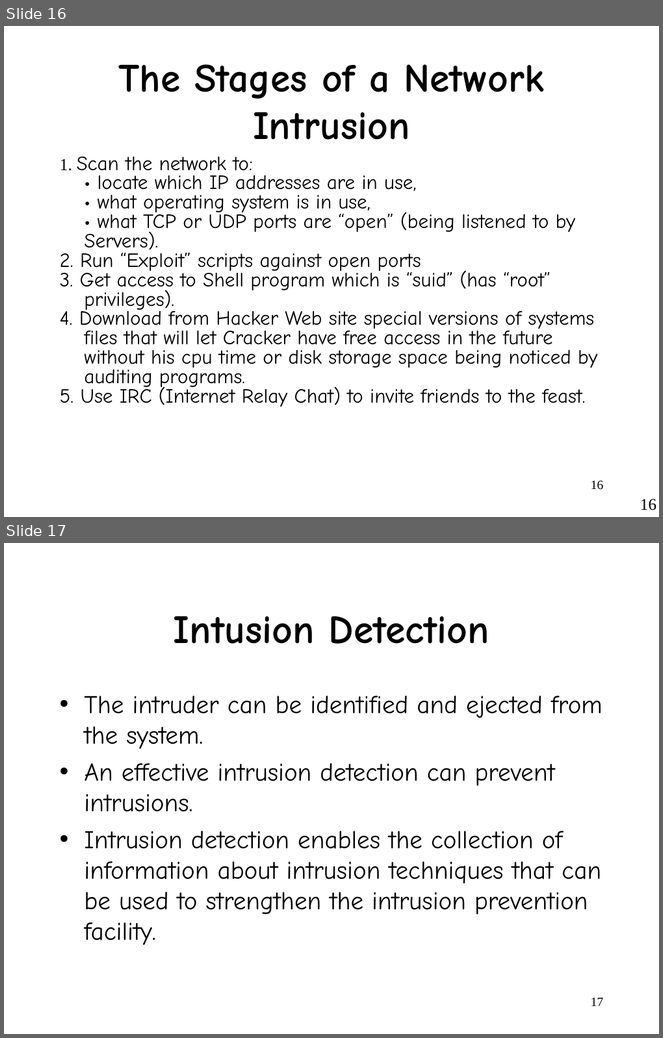
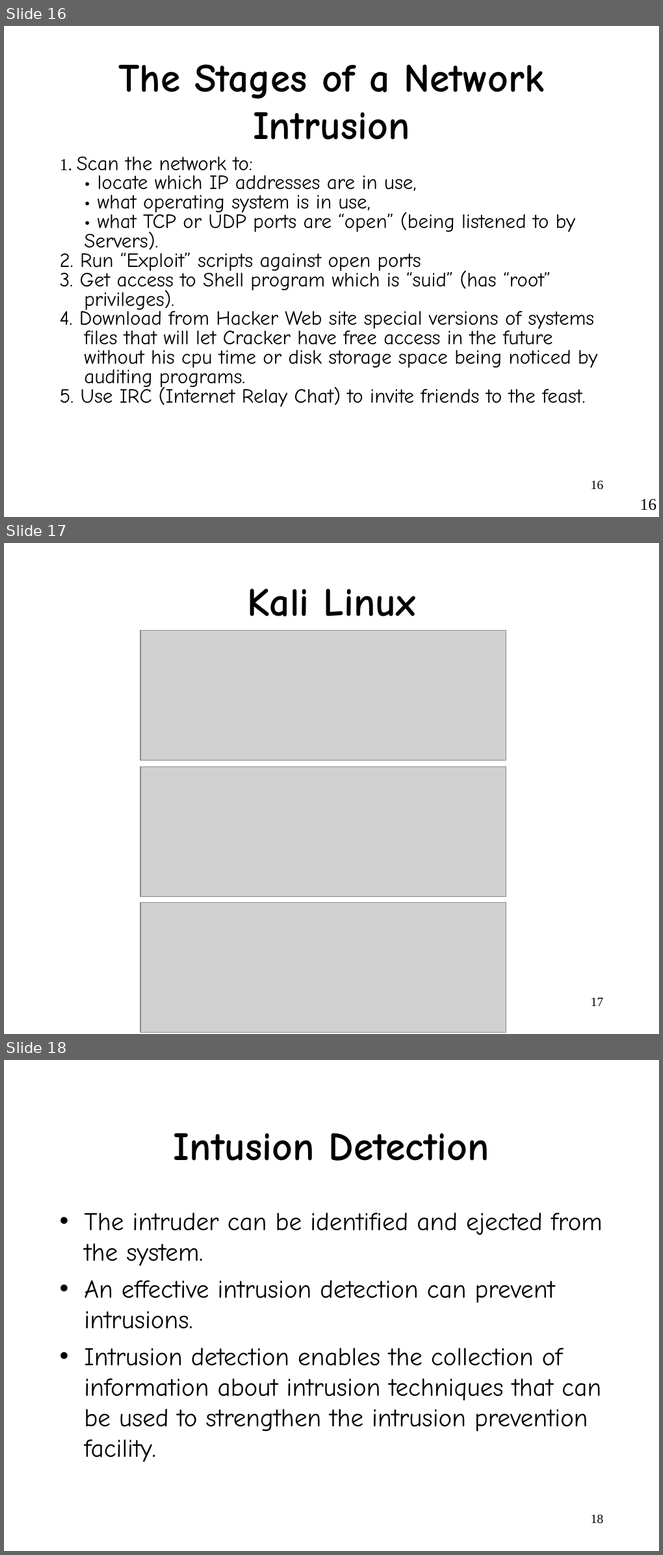
Before and after one commit to wangjin0818/Network_Security, a slide deck: week 09/Chapter 9.ppt. Shown one above the other, each under a label of ours: slides 16 and 17 before the commit, slides 16, 17 and 18 after it. The pictures are 663x1038 and 663x1555 pixels, drawn with LibreOffice and Linux fonts; fonts in the diff are those of the drawing; grey boxes stand for pictures. Boxes give left, top, right and bottom in pixels: in the first picture for what was removed or moved away, otherwise in the second. Text is boxed around its words. In the diff, an @@ line names an element or a change of style, - is before the commit and + after.

Commit message:
week 09 fixed!

```diff
--- a/week 09/Chapter 9.ppt
+++ b/week 09/Chapter 9.ppt
@@ slide 17 added at box(4, 543, 659, 1034), background #FFFFFF @@
@@ title added at box(247, 589, 416, 616), 44 pt, text #000000, bold @@
+Kali Linux
@@ picture added at box(140, 630, 506, 761) @@
@@ picture added at box(140, 767, 506, 897) @@
@@ picture added at box(140, 902, 506, 1033) @@
@@ page number added at box(591, 998, 604, 1006), 14 pt, text #000000 @@
+17
@@ what was slide 17 is now slide 18 @@
@@ page number at box(591, 1515, 604, 1524): text changed @@
-17
+18
```
